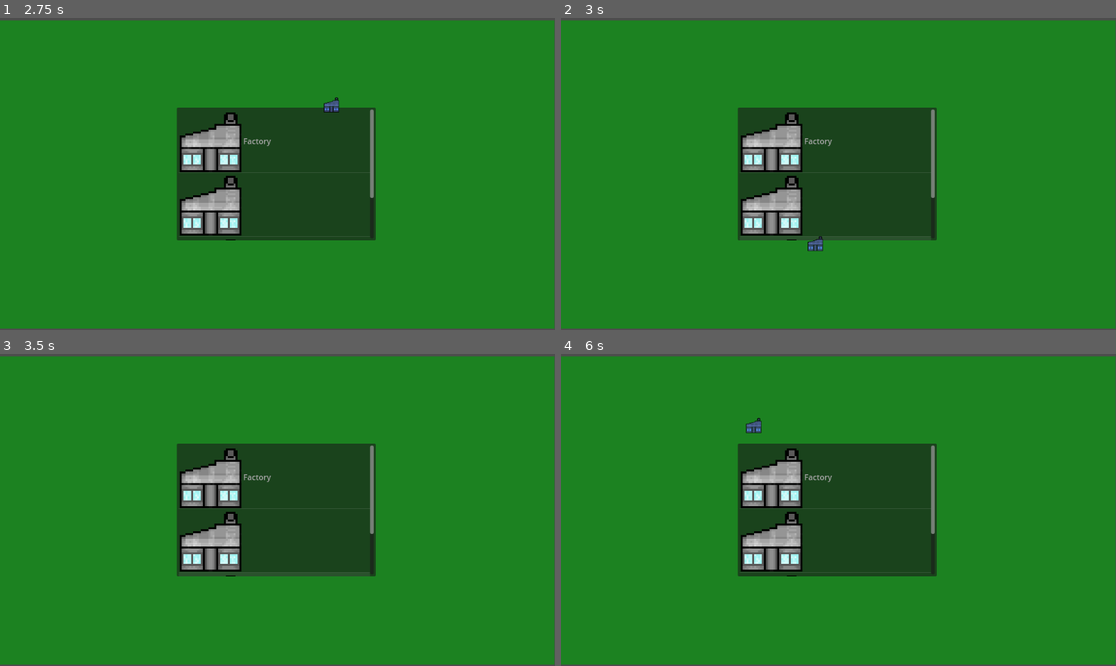
Above: before the commit, frames 1-4 (two rows, left to right).
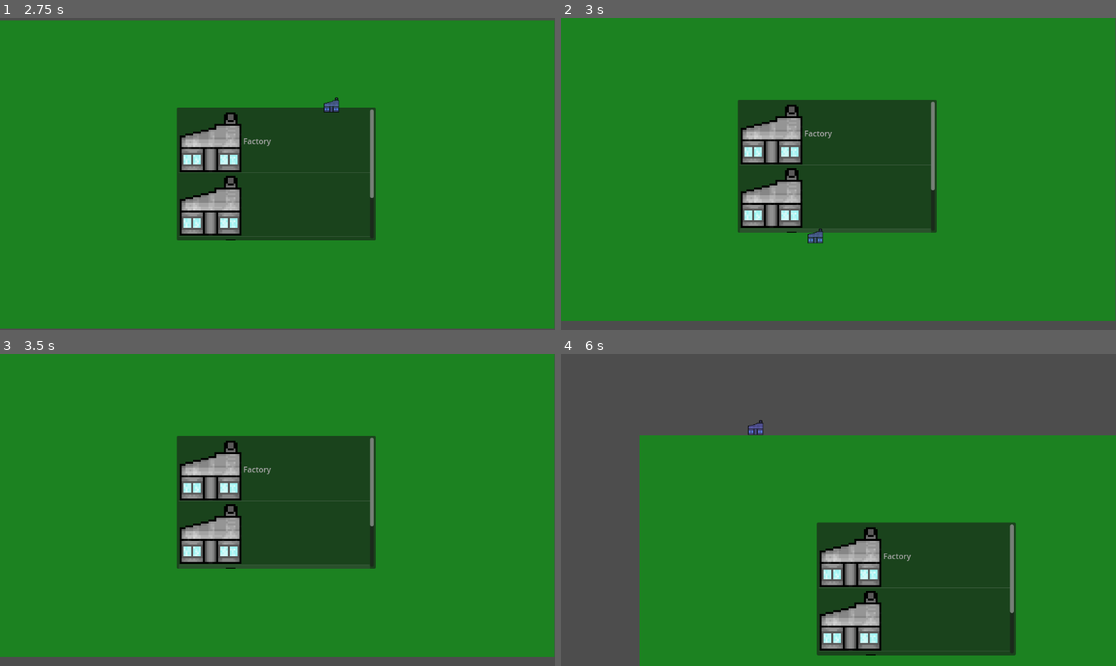
Above: after the commit, the same moments.

Repository: linuskar/DATX11-DIT561-Bachelor-Project-Group-48
Game: Godot game, scene res://scenes/test_placeable_level.tscn
Same seed, same stepped clock (60 frames per second), same inputs: the game is played once before the commit and once after it. This scene is started directly instead of the project's main scene.
Inputs (mouse positions are in pixels of both pictures, inside the frame that each line leads up to):
- Up to frame 1 (2.75 s): tap Enter at 0.5, 2 s; move the mouse to (399, 158) at 0.52 s; hold B (build) 0.53-1.28 s; tap I (i) at 0.8, 1.35, 2.3 s; tap Space at 1.25 s; move the mouse to (166, 189) at 1.27 s; tap B (build) at 1.55 s; move the mouse to (333, 105) at 2.02 s; hold B (build) from 2.03 s (still down)
- Up to frame 2 (3 s): tap Space at 2.75 s; move the mouse to (810, 236) at 2.77 s; release B (build) at 2.78 s; tap S (camera_move_down) at 2.85 s
- Up to frame 3 (3.5 s): tap B (build) at 3.05 s
- Up to frame 4 (6 s): tap Enter at 3.5 s; move the mouse to (1005, 556) at 3.52 s; hold A (camera_move_left) 3.53-4.28 s; tap I (i) at 3.8, 5.3 s; move the mouse to (672, 463) at 4.27 s; tap D (camera_move_right) at 4.35 s; tap B (build) at 4.55 s; tap Space at 5 s; move the mouse to (866, 510) at 5.02 s; hold W (camera_move_up) 5.03-5.78 s; move the mouse to (755, 432) at 5.77 s; tap Middle mouse button (camera_pan) at 5.85 s

Frame 1 is identical in both runs. In frame 2, 8.0% of the frame differs, in the area x 0-100%, y 0-100%; in frame 3, 7.9%; in frame 4, 61%.

Commit message:
Moved files
moved pngs to assets file

Diff:
--- a/project.godot
+++ b/project.godot
@@ -13,7 +13,7 @@
 config/name="DATX11/DIT561 Bachelor Project Group 48"
 run/main_scene="res://scenes/game.tscn"
 config/features=PackedStringArray("4.4", "Forward Plus")
-config/icon="res://pngs/icon.svg"
+config/icon="res://assets/icon.svg"
 
 [autoload]
 
--- a/scenes/control.tscn
+++ b/scenes/control.tscn
@@ -1,7 +1,7 @@
 [gd_scene load_steps=3 format=3 uid="uid://ct86lpfbpsiyg"]
 
 [ext_resource type="Script" uid="uid://k8yy4tfuwju1" path="res://scripts/control.gd" id="1_gy1sp"]
-[ext_resource type="Texture2D" uid="uid://t2kml7pea27i" path="res://pngs/factory.png" id="2_odmu6"]
+[ext_resource type="Texture2D" uid="uid://t2kml7pea27i" path="res://assets/factory.png" id="2_odmu6"]
 
 [node name="Control" type="Control"]
 layout_mode = 3
--- a/scenes/factory.tscn
+++ b/scenes/factory.tscn
@@ -1,7 +1,7 @@
 [gd_scene load_steps=4 format=3 uid="uid://ogg000btq0ld"]
 
 [ext_resource type="Script" uid="uid://dsw66e8grfp4r" path="res://scripts/building.gd" id="1_x8aw3"]
-[ext_resource type="Texture2D" uid="uid://t2kml7pea27i" path="res://pngs/factory.png" id="2_a1bjy"]
+[ext_resource type="Texture2D" uid="uid://t2kml7pea27i" path="res://assets/factory.png" id="2_a1bjy"]
 
 [sub_resource type="RectangleShape2D" id="RectangleShape2D_qb2p1"]
 size = Vector2(32, 32)
--- a/scenes/game.tscn
+++ b/scenes/game.tscn
@@ -1,4 +1,3 @@
-
 [gd_scene load_steps=3 format=3 uid="uid://ckhmmqhppd8my"]
 
 [ext_resource type="PackedScene" uid="uid://co61j88eqtd18" path="res://scenes/camera_movement.tscn" id="1_ux6r8"]
--- a/scenes/test_placeable_level.tscn
+++ b/scenes/test_placeable_level.tscn
@@ -1,10 +1,11 @@
-[gd_scene load_steps=8 format=4 uid="uid://dal7dna0dxbuv"]
+[gd_scene load_steps=9 format=4 uid="uid://dal7dna0dxbuv"]
 
-[ext_resource type="Texture2D" uid="uid://d24u4ttoa7w4d" path="res://pngs/grass_tile.png" id="1_0o4hd"]
+[ext_resource type="Texture2D" uid="uid://d24u4ttoa7w4d" path="res://assets/grass_tile.png" id="1_0o4hd"]
 [ext_resource type="Script" uid="uid://45sr8qvoeure" path="res://scripts/main.gd" id="1_j4qm3"]
 [ext_resource type="Script" uid="uid://cvh3fnoivdf4t" path="res://scripts/build_manager.gd" id="4_e2eq7"]
 [ext_resource type="PackedScene" uid="uid://ct86lpfbpsiyg" path="res://scenes/control.tscn" id="5_4um30"]
 [ext_resource type="PackedScene" uid="uid://ogg000btq0ld" path="res://scenes/factory.tscn" id="5_eqd2l"]
+[ext_resource type="PackedScene" uid="uid://co61j88eqtd18" path="res://scenes/camera_movement.tscn" id="6_jyp4p"]
 
 [sub_resource type="TileSetAtlasSource" id="TileSetAtlasSource_wghod"]
 texture = ExtResource("1_0o4hd")
@@ -23,8 +24,6 @@
 tile_map_data = PackedByteArray("AAAAAAAAAQAAAAAAAAABAAAAAQAAAAAAAAACAAAAAQAAAAAAAAADAAAAAQAAAAAAAAADAAEAAQAAAAAAAAACAA …(11440 unchanged characters)…
 tile_set = SubResource("TileSet_t4kdd")
 
-[node name="Camera2D" type="Camera2D" parent="."]
-
 [node name="BuildManager" type="Node" parent="." node_paths=PackedStringArray("blueprint")]
 script = ExtResource("4_e2eq7")
 blueprint = NodePath("Building")
@@ -34,3 +33,5 @@
 
 [node name="Control" parent="." instance=ExtResource("5_4um30")]
 visible = false
+
+[node name="CameraMovement" parent="." instance=ExtResource("6_jyp4p")]
Not shown, changed: assets/background.png.import
Renamed: pngs/factory.png -> assets/factory.png
Not shown, changed: assets/factory.png.import
Renamed: pngs/grass_tile.png -> assets/grass_tile.png
Not shown, changed: assets/grass_tile.png.import
Renamed: pngs/icon.svg -> assets/icon.svg
Not shown, changed: assets/icon.svg.import
Not shown, added: scripts/camera_movement.gd.uid
Not shown, added: scripts/game.gd.uid
